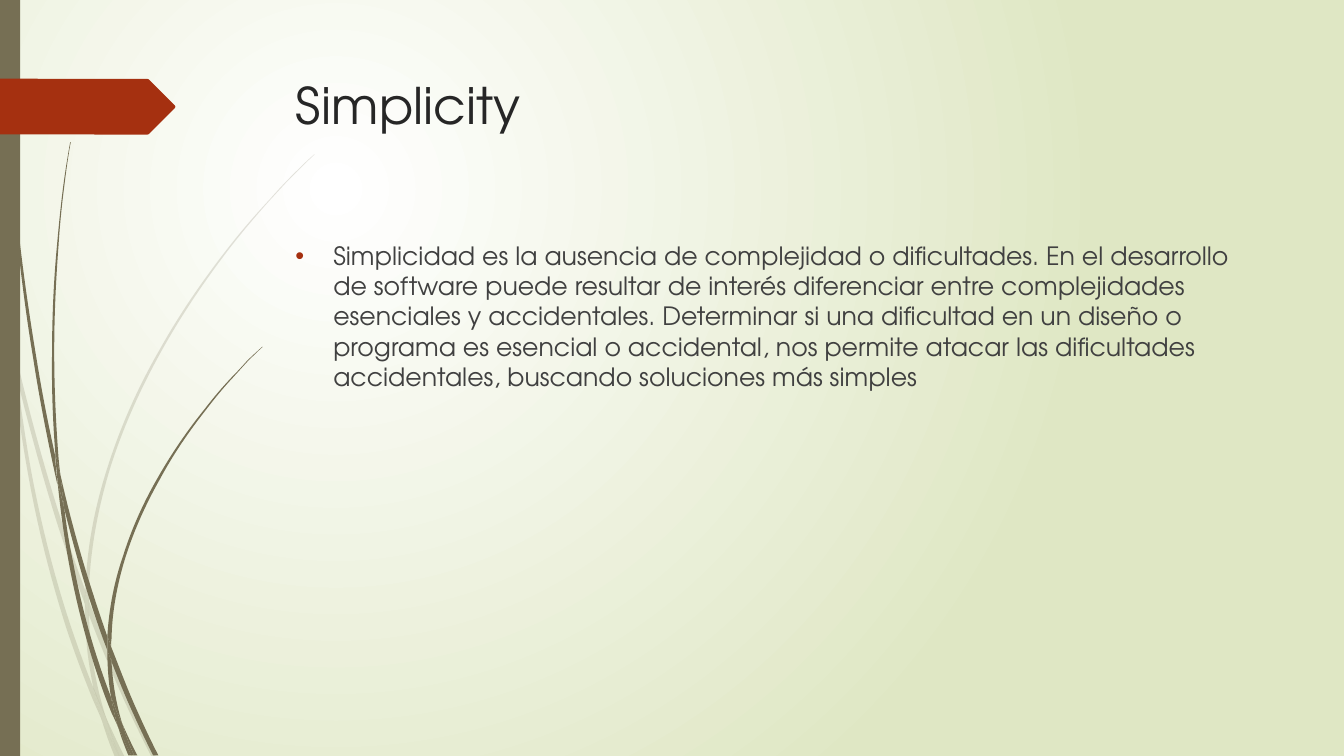
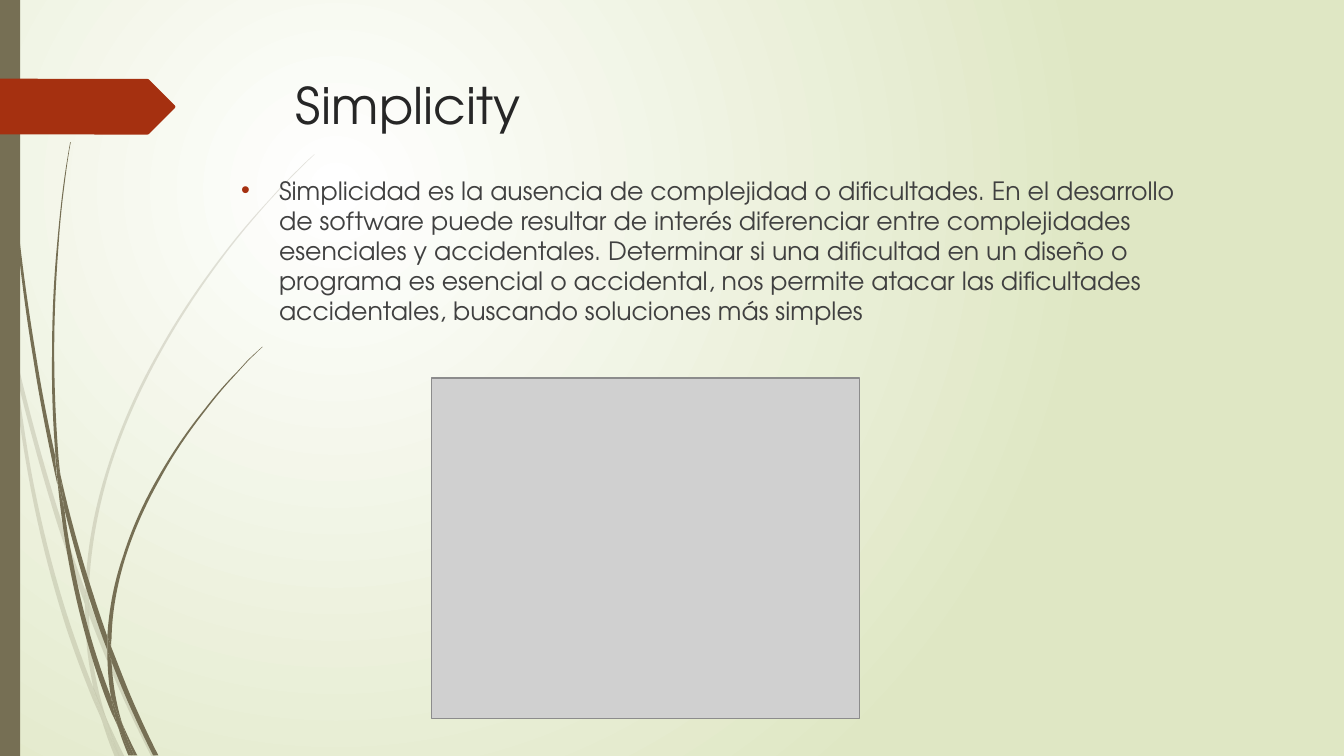
Before and after one commit to andreshiguitaperez/The-diVines, a slide deck: slide 6 of Documentos/RNF.pptx. Drawn at 1344x756 pixels with LibreOffice and Linux fonts; fonts in the diff are those of the drawing; grey boxes stand for pictures. Boxes give left, top, right and bottom in pixels: in the first picture for what was removed or moved away, otherwise in the second. Text is boxed around its words. In the diff, an @@ line names an element or a change of style, - is before the commit and + after.

```diff
--- a/Documentos/RNF.pptx
+++ b/Documentos/RNF.pptx
@@ text "Simplicidad es la ausencia de ...": place and size @@
-text "Simplicidad es la ausencia de ..." at <box>333,246,1228,391</box>
+text "Simplicidad es la ausencia de ..." at <box>279,181,1174,325</box>
@@ picture added at <box>433,378,860,719</box> @@
```
Also in this commit, not shown: 6 other slides changed, 3 slides added.
